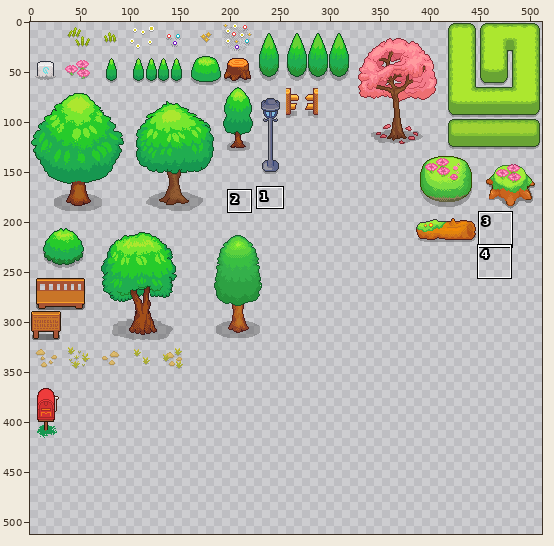
Edited in one commit: sprite sheet (img/tilesets/Growing_OutsideB_Spring.png). Above, an overview of the earlier version with the close-up marked.
Close-up. Before the commit:
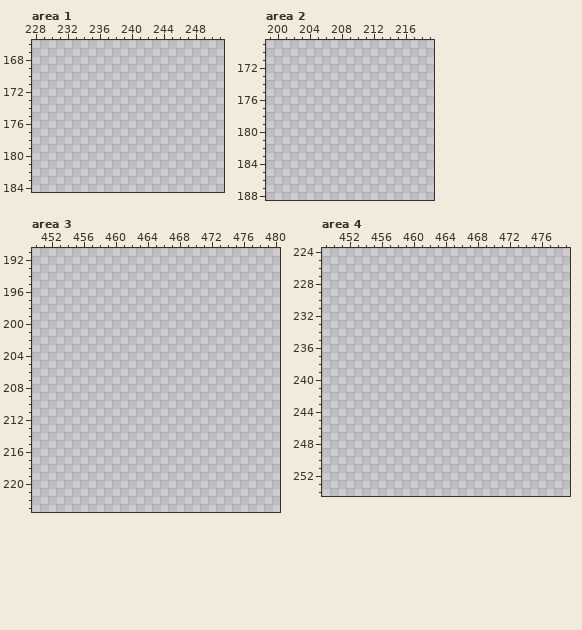
The file is 512x512 pixels. Colours within 5 levels of each other are drawn and written as one. Shown: area 1: x 228..251, y 166..184; area 2: x 199..219, y 169..188; area 3: x 450..480, y 191..223; area 4: x 449..479, y 224..254. The commit also changed other parts of the picture, which this record leaves out.
The same view after the edit:
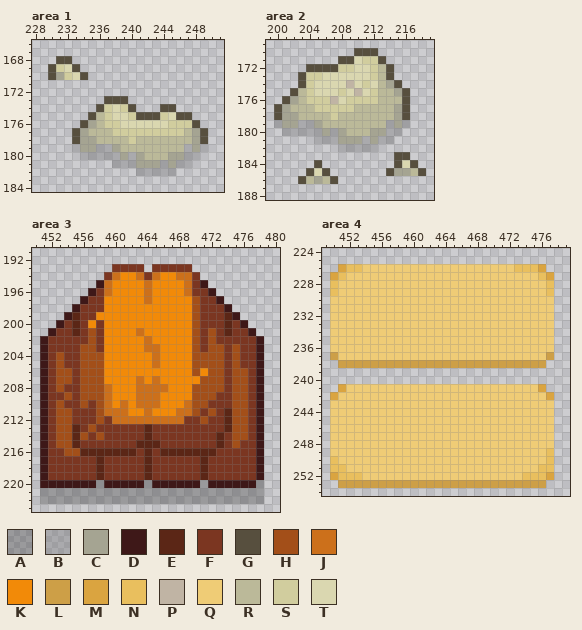
Palette (. is transparent): A #00000040  B #2f2f2f38  C #a5a492  D #3e1818  E #5b2616  F #7b3621  G #574f3e  H #a34f19  J #cc701b  K #f28a08  L #cd9f47  M #daa440  N #e9bf5e  P #c0b4a4  Q #efcc76  R #bbb999  S #d1cd9e  T #dad7b0
What changed:
--- area 1
@@ x 228..251 @@
 167 ........................
-168 ........................
-169 ........................
-170 ........................
+168 ...GG...................
+169 ..GSTG..................
+170 ..GCSTG.................
 171 ........................
 172 ........................
-173 ........................
-174 ........................
-175 ........................
-176 ........................
-177 ........................
-178 ........................
-179 ........................
-180 ........................
-181 ........................
-182 ........................
+173 .........GGG............
+174 ........GSTSG...GG......
+175 .......GRSTTSGGGSTGG....
+176 ......GCRSSTTTTTTSSSG...
+177 .....GCRRRSSSSSSSSSRCG..
+178 .....GCCRRRRSRRRRRRRCG..
+179 .....BCCBBCRRRRRRRRBCB..
+180 ......BBBBBCBCRRRCCBB...
+181 ..........BBBCCCBCBB....
+182 .............BBBBB......
 183 ........................
--- area 2
@@ x 199..219 @@
 169 .....................
-170 .....................
-171 .....................
-172 .....................
-173 .....................
-174 .....................
-175 .....................
-176 .....................
-177 .....................
-178 .....................
-179 .....................
-180 .....................
-181 .....................
-182 .....................
-183 .....................
-184 .....................
-185 .....................
-186 .....................
+170 ...........GGG.......
+171 .........GGTSSG......
+172 .....GGGGSSTTSRG.....
+173 ....GSSTTTTTTSRG.....
+174 ....GSTTTTPTSTRCG....
+175 ...GRSTTTSTPTSRRCG...
+176 ..GCRSSSPTSSSSRRRG...
+177 .GCRRRSSSSSRRRRRCG...
+178 .GCCRRRRSRRRRRRRCG...
+179 .BCCBBCRRRRRRRRBCB...
+180 ..BBBBBCBCRRRCCBB....
+181 ......BBBCCCBCBB.....
+182 .........BBBBB.......
+183 ................GG...
+184 ......G.........GTG..
+185 .....GTG.......GCCRG.
+186 ....GRCRG............
 187 .....................
--- area 3
@@ x 450..480 @@
 192 ...............................
-193 ...............................
-194 ...............................
-195 ...............................
-196 ...............................
-197 ...............................
-198 ...............................
-199 ...............................
-200 ...............................
-201 ...............................
-202 ...............................
-203 ...............................
-204 ...............................
-205 ...............................
-206 ...............................
-207 ...............................
-208 ...............................
-209 ...............................
-210 ...............................
-211 ...............................
-212 ...............................
-213 ...............................
-214 ...............................
-215 ...............................
-216 ...............................
-217 ...............................
-218 ...............................
-219 ...............................
-220 ...............................
-221 ...............................
-222 ...............................
+193 ..........FFFF.FFFFF...........
+194 .........FJKKJFJKKJJF..........
+195 ........DJKKKKJKKKKJFD.........
+196 .......DFJKKKKJKKKKJFFD........
+197 ......DFFKKKKKJKKKKKHFFD.......
+198 .....DFFFKKKKKKKKKKKHFFFD......
+199 ....DEFFKKKKKKKKKKKKHFFFED.....
+200 ...DFEFKFKKKKKKKKKKKHFFFEFD....
+201 ..DFFEFHFKKKKJKKKKKKHFHFEFFD...
+202 .DFFFFFHFKKKKKJKKKKKHFHFFFFFD..
+203 .DFFFFHHFKKKKKJJKKKKHFHHFHFFD..
+204 .DFHFFHHHKKKKKKJKKKKHHHHFHFFD..
+205 .DFHFFHHHKKKKKKJKKKKHHHHFHFFD..
+206 .DFHHFHHHKKKKKKKKKKKHKHHFHHFD..
+207 .DFHHFHHHKKKKJKJKKKKKHHHFHHFD..
+208 .DFHFFHHHJKKKJJJJKKKHHHHFHHFD..
+209 .DFFHFHHHJKKKJJJKKKKHHHFFHHFD..
+210 .DFHFFHFHJKJKJJJKKKJHHFFFHHFD..
+211 .DFHHFFFHJJJKKJKKKJJHFHFEHHFD..
+212 .DFHHFFFHFJJJJJJJJJFFHFFEHHFD..
+213 .DFHHEFHFFFFFFEFFFFFFFFFEHHFD..
+214 .DFHHEHFHFFFFFEFFFFFFFFEFHHFD..
+215 .DFHHEFFFFFFFEEEFFFFFFFEFHFFD..
+216 .DFFHHEEEEEEEFEFEEEEEEEFFFFFD..
+217 .DFFFFFFEFFFFFEFFFFFFEFFFFFFD..
+218 .DFFFFFFEFFFFFEFFFFFFEFFFFFFD..
+219 .DFFFFFFEFFFFFEFFFFFFEFFFFFFD..
+220 .DDDDDDDADDDDDADDDDDDADDDDDDA..
+221 .AAAAAAAAAAAAAAAAAAAAAAAAAAAA..
+222 .AAAAAAAAAAAAAAAAAAAAAAAAAAAA..
 223 ...............................
--- area 4
@@ x 449..479 @@
 225 ...............................
-226 ...............................
-227 ...............................
-228 ...............................
-229 ...............................
-230 ...............................
-231 ...............................
-232 ...............................
-233 ...............................
-234 ...............................
-235 ...............................
-236 ...............................
-237 ...............................
-238 ...............................
+226 ..MNNQQQQQQQQQQQQQQQQQQQNNNM...
+227 .MNQQQQQQQQQQQQQQQQQQQQQQQQNM..
+228 .NQQQQQQQQQQQQQQQQQQQQQQQQQQN..
+229 .NQQQQQQQQQQQQQQQQQQQQQQQQQQN..
+230 .QQQQQQQQQQQQQQQQQQQQQQQQQQQQ..
+231 .QQQQQQQQQQQQQQQQQQQQQQQQQQQQ..
+232 .QQQQQQQQQQQQQQQQQQQQQQQQQQQQ..
+233 .QQQQQQQQQQQQQQQQQQQQQQQQQQQQ..
+234 .QQQQQQQQQQQQQQQQQQQQQQQQQQQQ..
+235 .QQQQQQQQQQQQQQQQQQQQQQQQQQQQ..
+236 .QQQQQQQQQQQQQQQQQQQQQQQQQQQQ..
+237 .LQQQQQQQQQQQQQQQQQQQQQQQQQQL..
+238 ..LLLLLLLLLLLLLLLLLLLLLLLLLL...
 239 ...............................
 240 ...............................
-241 ...............................
-242 ...............................
-243 ...............................
-244 ...............................
-245 ...............................
-246 ...............................
-247 ...............................
-248 ...............................
-249 ...............................
-250 ...............................
-251 ...............................
-252 ...............................
-253 ...............................
+241 ..MQQQQQQQQQQQQQQQQQQQQQQQQM...
+242 .MQQQQQQQQQQQQQQQQQQQQQQQQQQM..
+243 .QQQQQQQQQQQQQQQQQQQQQQQQQQQQ..
+244 .QQQQQQQQQQQQQQQQQQQQQQQQQQQQ..
+245 .QQQQQQQQQQQQQQQQQQQQQQQQQQQQ..
+246 .QQQQQQQQQQQQQQQQQQQQQQQQQQQQ..
+247 .QQQQQQQQQQQQQQQQQQQQQQQQQQQQ..
+248 .QQQQQQQQQQQQQQQQQQQQQQQQQQQQ..
+249 .QQQQQQQQQQQQQQQQQQQQQQQQQQQN..
+250 .NQQQQQQQQQQQQQQQQQQQQQQQQQQN..
+251 .NNQQQQQQQQQQQQQQQQQQQQQQQQNN..
+252 .MNNNQQQQQQQQQQQQQQQQQQQQNNNM..
+253 ..LLLLLLLLLLLLLLLLLLLLLLLLLL...
 254 ...............................
